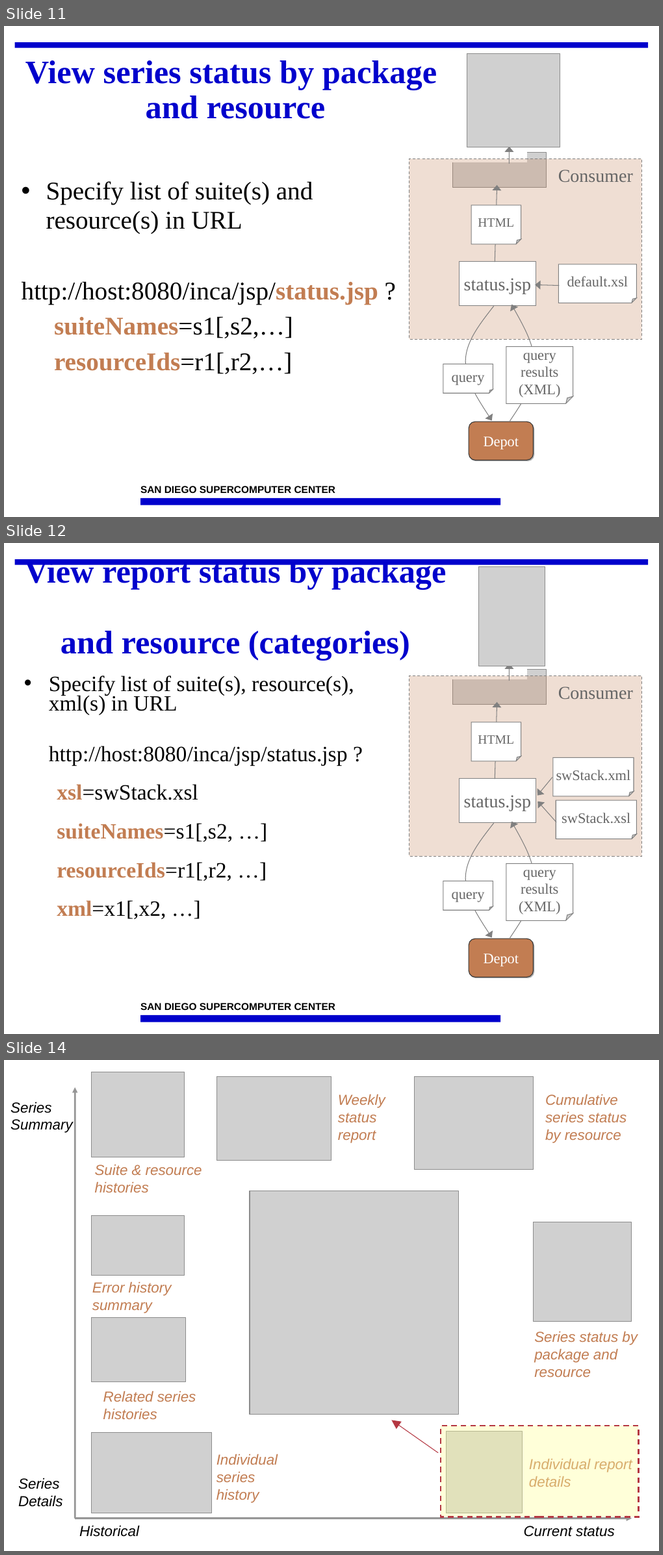
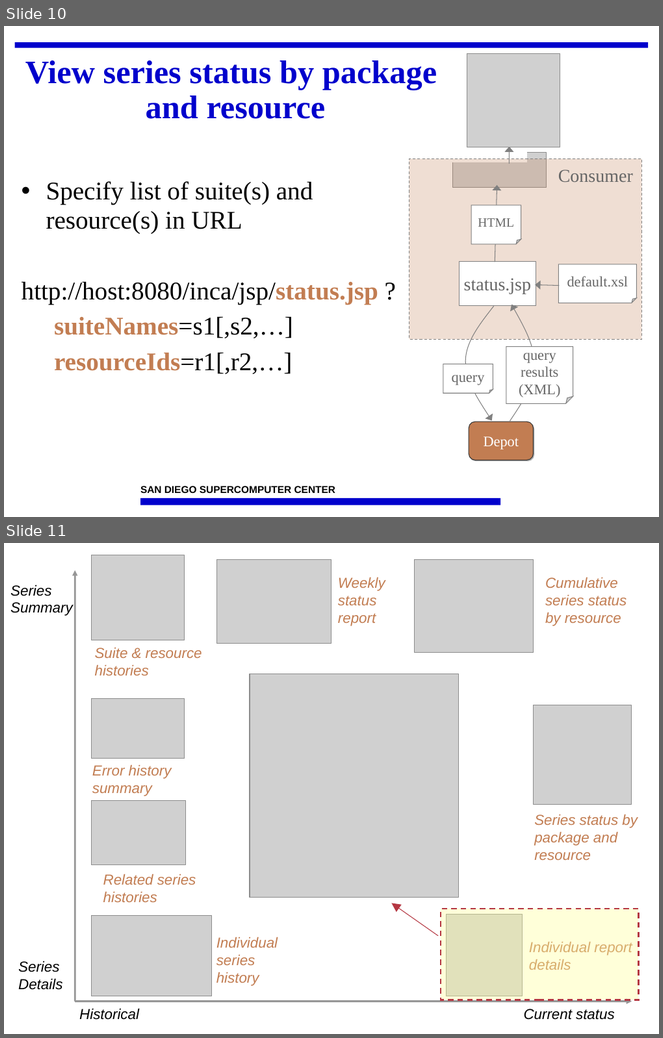
Before and after one commit to IncaProject/inca-xsede, a slide deck: talks/2010/2010workshop/consumer.ppt. Shown one above the other, each under a label of ours: slides 11, 12 and 14 before the commit, slides 10 and 11 after it; the slides between them are not shown. The pictures are 663x1555 and 663x1038 pixels, drawn with LibreOffice and Linux fonts; fonts in the diff are those of the drawing; grey boxes stand for pictures; background and template pictures are left out. Boxes give left, top, right and bottom in pixels: in the first picture for what was removed or moved away, otherwise in the second. Text is boxed around its words. In the diff, an @@ line names an element or a change of style, - is before the commit and + after.

```diff
--- a/talks/2010/2010workshop/consumer.ppt
+++ b/talks/2010/2010workshop/consumer.ppt
@@ slide 12 removed at (4,543,659,1034), background #FFFFFF; not listed: 3 template elements that a slide beside it also shows @@
@@ title removed at (24,559,446,660) @@
-View report status by package
-and resource (categories)
@@ picture removed at (479,566,546,667) @@
@@ text removed at (49,676,354,919) @@
-• Specify list of suite(s), resource(s), xml(s) in URL
-http://host:8080/inca/jsp/status.jsp ?
-  xsl=swStack.xsl
-  suiteNames=s1[,s2, …]
-  resourceIds=r1[,r2, …]
-  xml=x1[,x2, …]
@@ rectangle removed at (410,676,642,857) @@
@@ rectangle removed at (437,670,527,679) @@
@@ picture removed at (452,670,546,705) @@
@@ arrow removed from (509, 681) to (509, 663) @@
@@ text removed at (558,687,633,699) @@
-Consumer
@@ arrow removed from (495, 780) to (497, 702) @@
@@ folded corner removed at (471,722,521,761) @@
-HTML
@@ folded corner removed at (553,758,634,797) @@
-swStack.xml
@@ rectangle removed at (460,779,536,823) @@
-status.jsp
@@ arrow removed from (553, 778) to (538, 796) @@
@@ arrow removed from (556, 823) to (538, 802) @@
@@ folded corner removed at (556,800,637,839) @@
-swStack.xsl
@@ freeform shape removed at (466,823,494,938) @@
@@ freeform shape removed at (510,821,534,938) @@
@@ folded corner removed at (506,864,573,921) @@
-query results (XML)
@@ folded corner removed at (443,881,493,910) @@
-query
@@ rounded rectangle removed at (469,939,533,977) @@
-Depot
@@ what was slide 11 is now slide 10 @@
@@ what was slide 14 is now slide 11 @@
```
Also in this commit, not shown: 5 slides changed, 7 slides added, 5 other slides removed.
